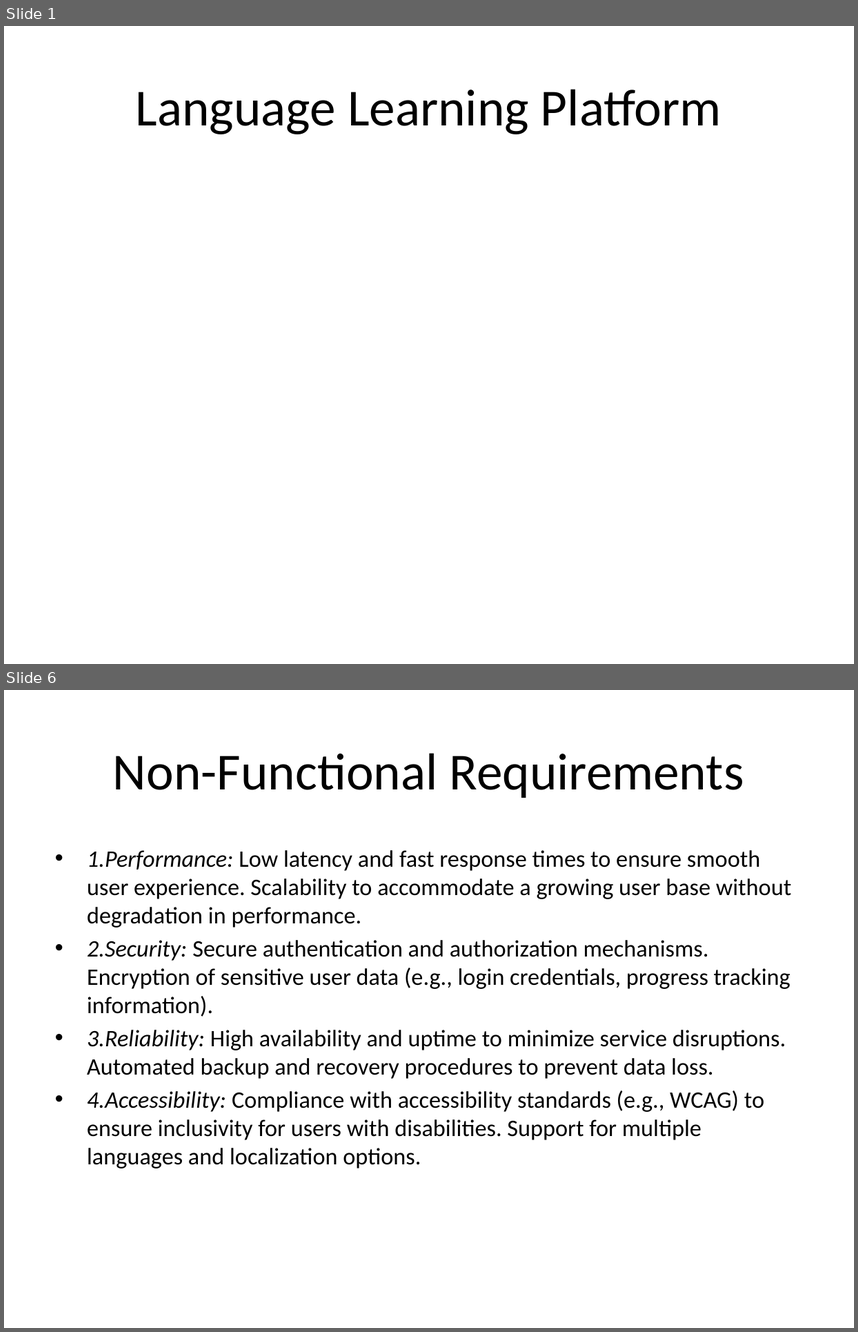
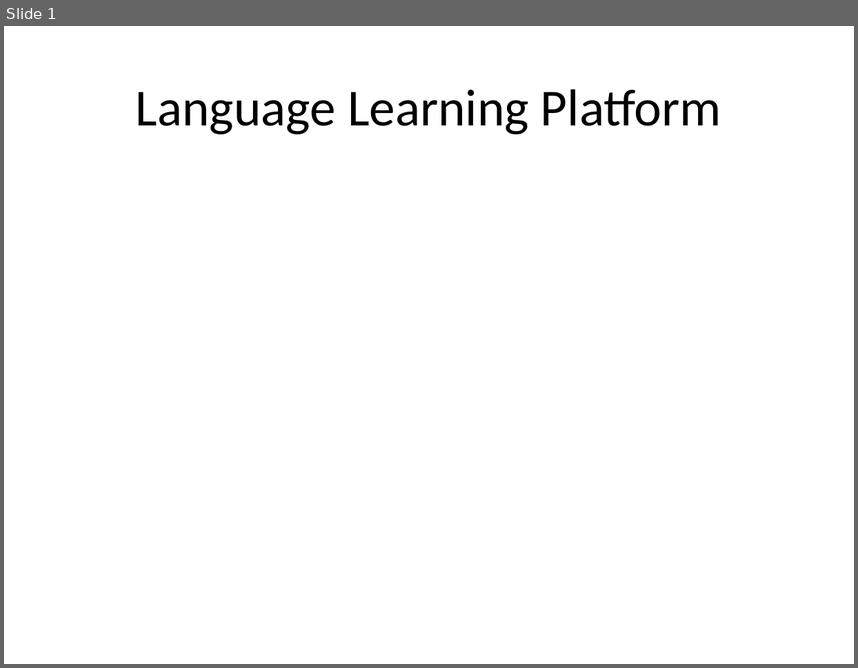
Before and after one commit to VictorMK22/PixelPioneers, a slide deck: Presentation1.pptx. Shown one above the other, each under a label of ours: slides 1 and 6 before the commit, slide 1 after it; the slides between them are not shown. The pictures are 858x1332 and 858x668 pixels, drawn with LibreOffice and Linux fonts; fonts in the diff are those of the drawing. Boxes give left, top, right and bottom in pixels: in the first picture for what was removed or moved away, otherwise in the second. Text is boxed around its words. In the diff, an @@ line names an element or a change of style, - is before the commit and + after.

```diff
--- a/Presentation1.pptx
+++ b/Presentation1.pptx
@@ slide 6 removed at [4,690,854,1328], background #FFFFFF @@
@@ title removed at [113,753,744,798] @@
-Non-Functional Requirements
@@ text removed at [87,850,791,1168] @@
-• 1.Performance: Low latency and fast response times to ensure smooth user experience. Scalability to accommodate a growing user base without degradation in performance.
-• 2.Security: Secure authentication and authorization mechanisms. Encryption of sensitive user data (e.g., login credentials, progress tracking information).
-• 3.Reliability: High availability and uptime to minimize service disruptions. Automated backup and recovery procedures to prevent data loss.
-• 4.Accessibility: Compliance with accessibility standards (e.g., WCAG) to ensure inclusivity for users with disabilities. Support for multiple languages and localization options.
```
Also in this commit, not shown: 3 slides changed, 29 slides added, 12 other slides removed, 2 other files.
